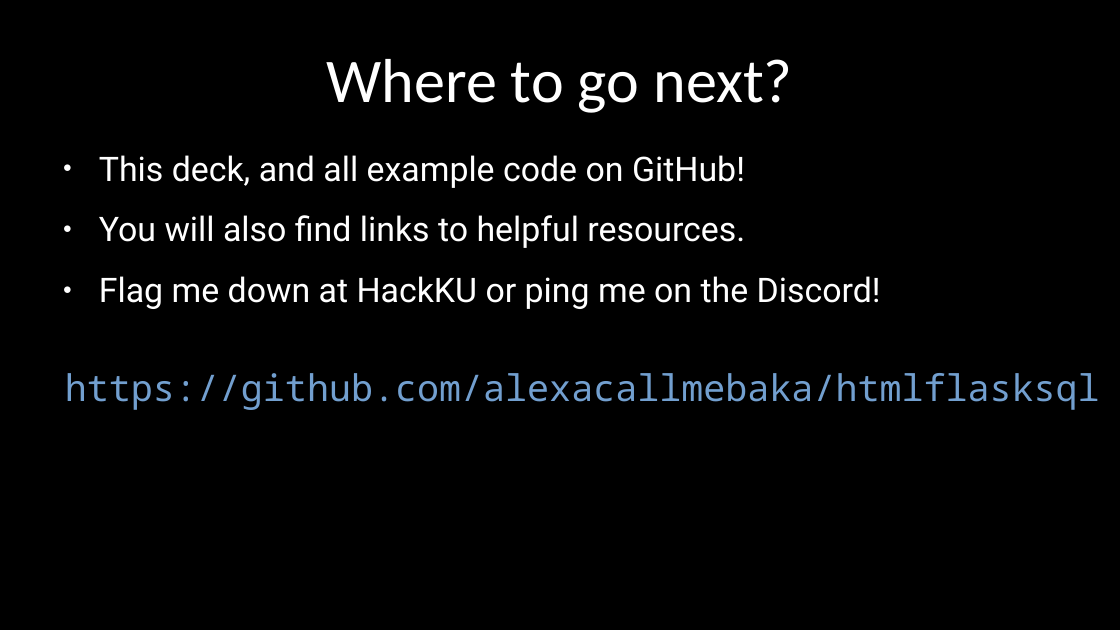
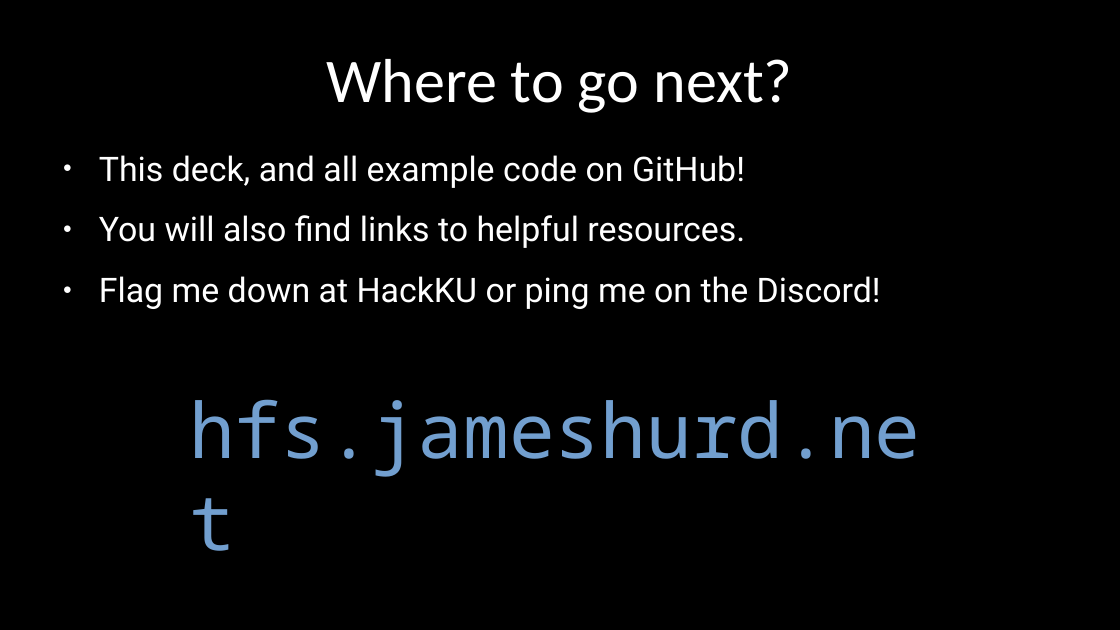
Before and after one commit to alexacallmebaka/htmlflasksql, a slide deck: slide 86 of slides/deck.odp (slide 85 before the commit). Drawn at 1120x630 pixels with LibreOffice and Linux fonts; fonts in the diff are those of the drawing. Boxes give left, top, right and bottom in pixels: in the first picture for what was removed or moved away, otherwise in the second. Text is boxed around its words. In the diff, an @@ line names an element or a change of style, - is before the commit and + after.

```diff
--- a/slides/deck.odp
+++ b/slides/deck.odp
@@ text removed at (65,373,1100,410) @@
-https://github.com/alexacallmebaka/htmlflasksql
@@ text added at (189,399,921,477), 54 pt, text #729FCF @@
+hfs.jameshurd.net
```
Also in this commit, not shown: 1 other slide changed, 1 slide added, 4 other files.
